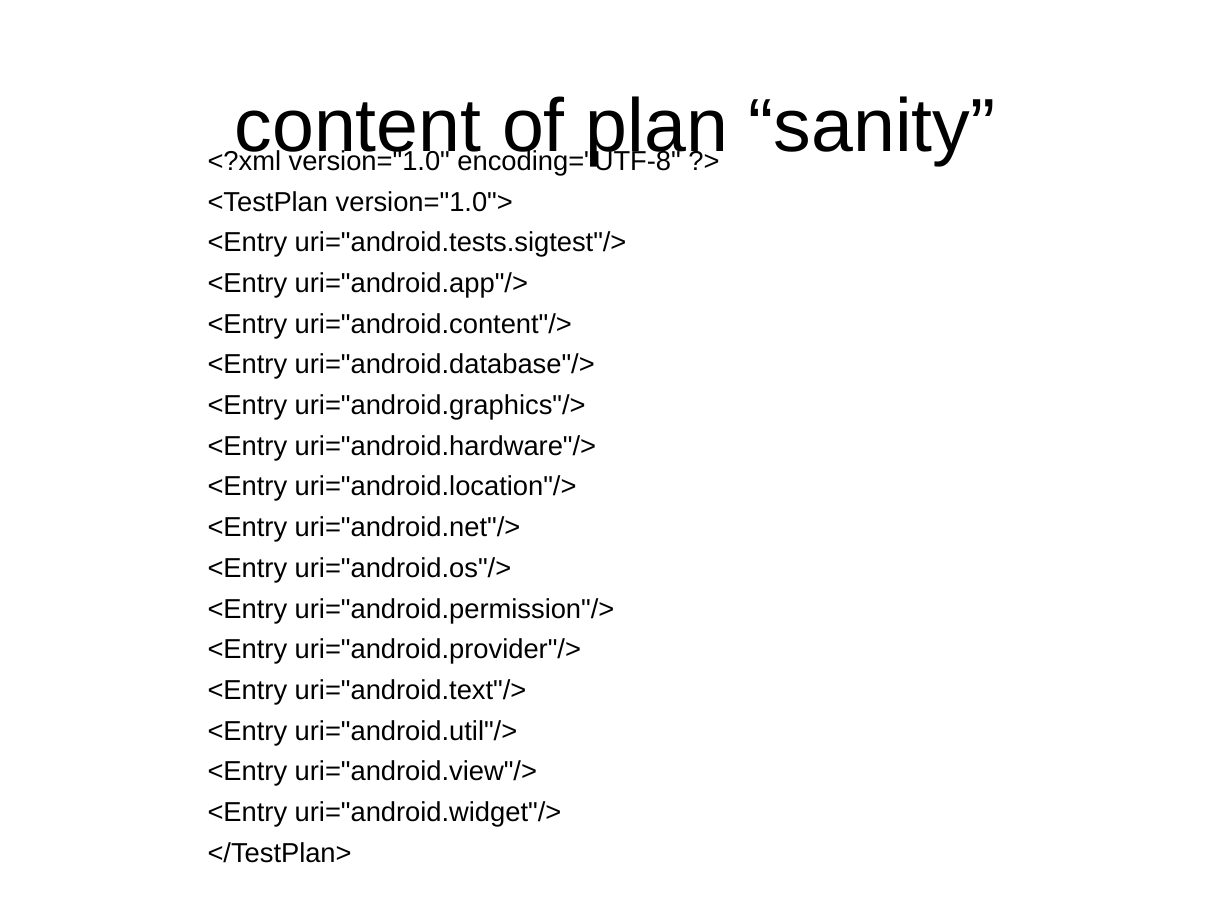
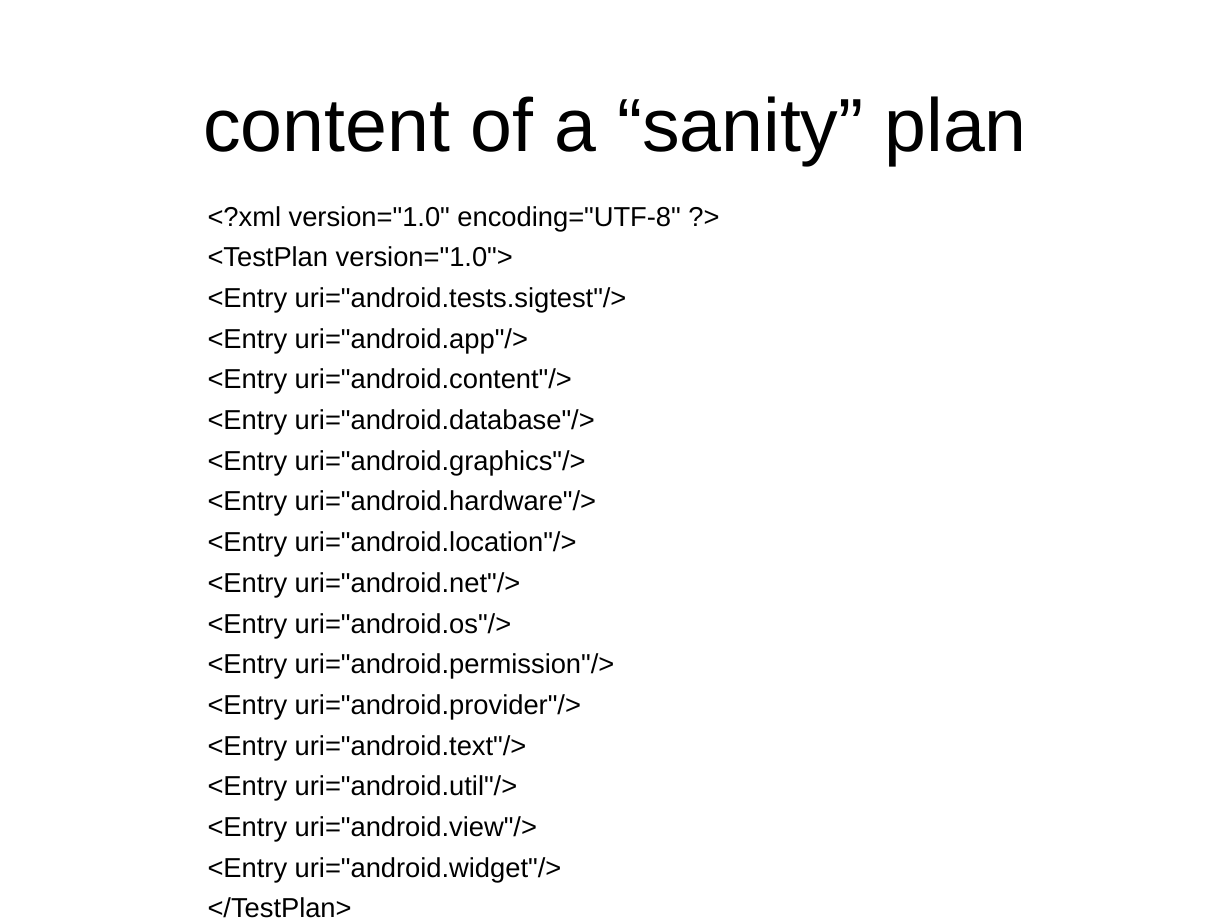
Before and after one commit to widerules/system-information, a slide deck: slide 5 of cts/CTS-deepin.ppt (slide 23 before the commit). Drawn at 1232x924 pixels with LibreOffice and Linux fonts; fonts in the diff are those of the drawing; background and template pictures are left out. Boxes give left, top, right and bottom in pixels: in the first picture for what was removed or moved away, otherwise in the second. Text is boxed around its words. In the diff, an @@ line names an element or a change of style, - is before the commit and + after.

```diff
--- a/cts/CTS-deepin.ppt
+++ b/cts/CTS-deepin.ppt
@@ title at [203,96,1027,165]: text changed @@
-content of plan “sanity”
+content of a “sanity” plan
@@ text "<?xml version="1.0" encoding="UTF-8" ?>" rewrapped from [208,149,680,863] to [208,206,680,882] @@
```
Also in this commit, not shown: 7 other slides changed, 2 slides added, 23 slides removed, 1 other file.
